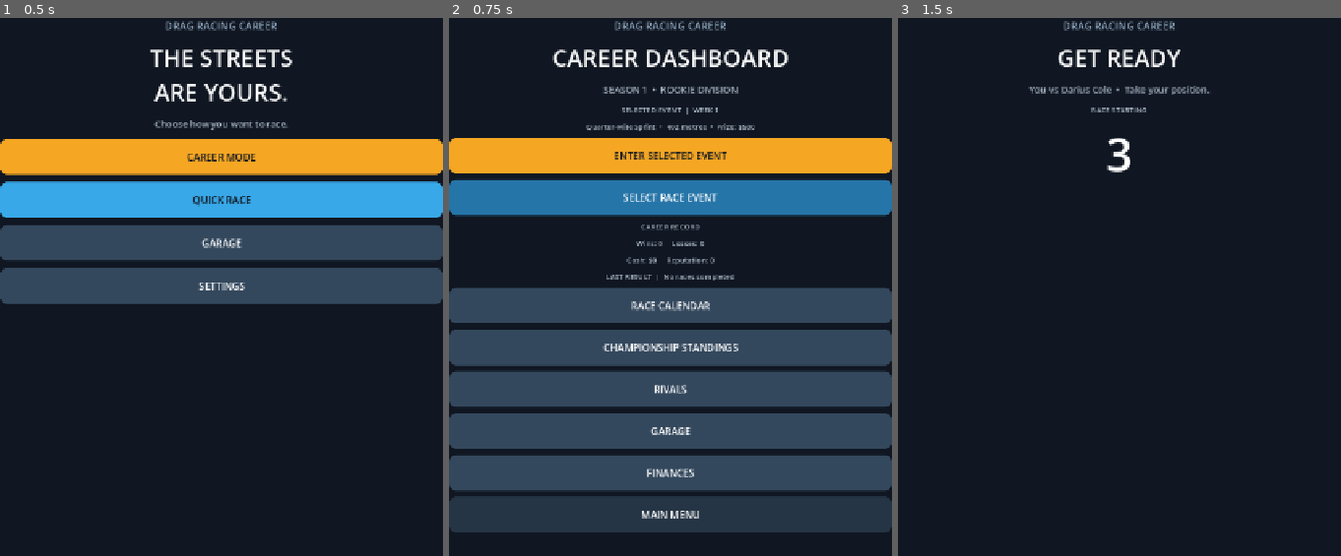
Above: before the commit, frames 1-3 (left to right).
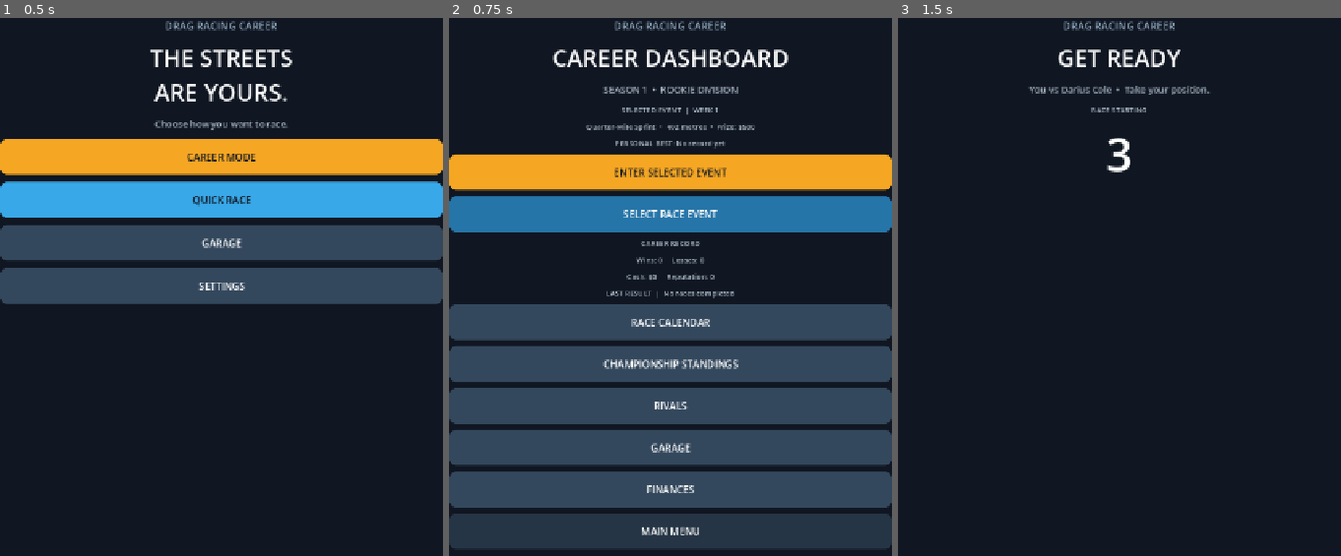
Above: after the commit, the same moments.

Repository: gleeshyyy/-Drag-Racing-Career
Game: Godot game, scene res://main.tscn
Two runs of this game, one before a commit and one after it. Both use one fixed random seed, a clock stepped at 60 frames per second and the inputs below.
Inputs:
- Up to frame 1 (0.5 s): no input
- Up to frame 2 (0.75 s): click "CAREER MODE" at 0.5 s
- Up to frame 3 (1.5 s): click "ENTER SELECTED EVENT" at 1.25 s

Frame 1 is identical in both runs. In frame 2, 31% of the frame differs, in the area x 0-100%, y 22-99%; in frame 3, nothing differs.

Commit message:
Track and save personal best race times

Diff:
--- a/main.gd
+++ b/main.gd
@@ -60,6 +60,7 @@
 var throttle_down := false
 var shift_cooldown := 0.0
 var race_time := 0.0
+var personal_bests: Dictionary = {}
 var career_race := false
 var career_wins := 0
 var career_losses := 0
@@ -274,6 +275,11 @@
 	var event: Dictionary = _get_selected_event()
 	_add_section_label("SELECTED EVENT  |  WEEK 1")
 	_add_section_label("%s  •  %d metres  •  Prize: $%s" % [race_event_name, int(event["distance"]), str(event["reward"])])
+	var best_time := float(personal_bests.get(selected_event_id, 0.0))
+	if best_time > 0.0:
+		_add_section_label("PERSONAL BEST: %.2f seconds" % best_time)
+	else:
+		_add_section_label("PERSONAL BEST: No record yet")
 	var event_button := _make_button("ENTER SELECTED EVENT", Color("#f5a623"))
 	event_button.pressed.connect(func():
 		career_race = true
@@ -806,6 +812,11 @@
 	throttle_down = false
 	var was_career_race := career_race
 	var won := player_distance >= race_distance and player_distance >= rival_distance
+	var record_key := selected_event_id if career_race else "quick_402"
+	var previous_best := float(personal_bests.get(record_key, 0.0))
+	var new_personal_best := previous_best <= 0.0 or race_time < previous_best
+	if new_personal_best:
+		personal_bests[record_key] = race_time
 	race_finished = true
 	if was_career_race:
 		_update_rival_career_results(won)
@@ -818,6 +829,8 @@
 			career_losses += 1
 			last_result = "Defeat vs " + rival_name
 		career_race = false
+		_save_career()
+	else:
 		_save_career()
 	race_panel.hide()
 	if was_career_race:
@@ -884,6 +897,7 @@
 	career_cash = int(save.get_value("career", "cash", 0))
 	career_reputation = int(save.get_value("career", "reputation", 0))
 	rival_records = save.get_value("career", "rival_records", {})
+	personal_bests = save.get_value("career", "personal_bests", {})
 	selected_event_id = str(save.get_value("career", "selected_event_id", "quarter_mile"))
 	race_event_name = str(_get_selected_event()["name"])
 	last_result = str(save.get_value("career", "last_result", "No races completed"))
@@ -910,6 +924,7 @@
 	save.set_value("career", "cash", career_cash)
 	save.set_value("career", "reputation", career_reputation)
 	save.set_value("career", "rival_records", rival_records)
+	save.set_value("career", "personal_bests", personal_bests)
 	save.set_value("career", "selected_event_id", selected_event_id)
 	save.set_value("career", "last_result", last_result)
 	save.set_value("garage", "owned_cars", owned_cars)
